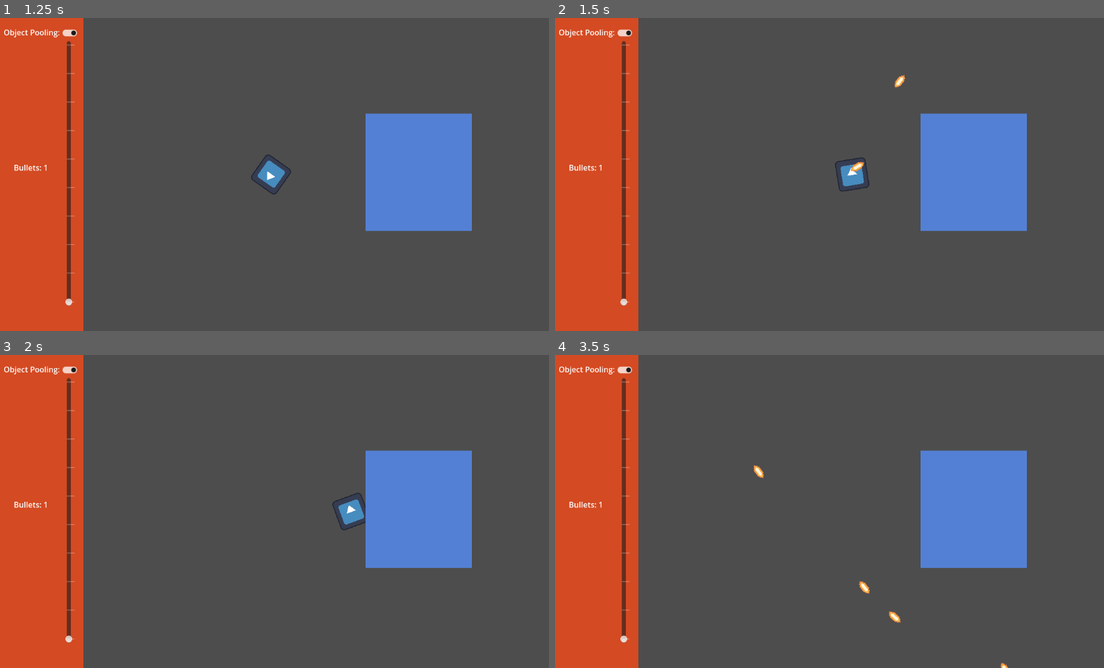
Above: before the commit, frames 1-4 (two rows, left to right).
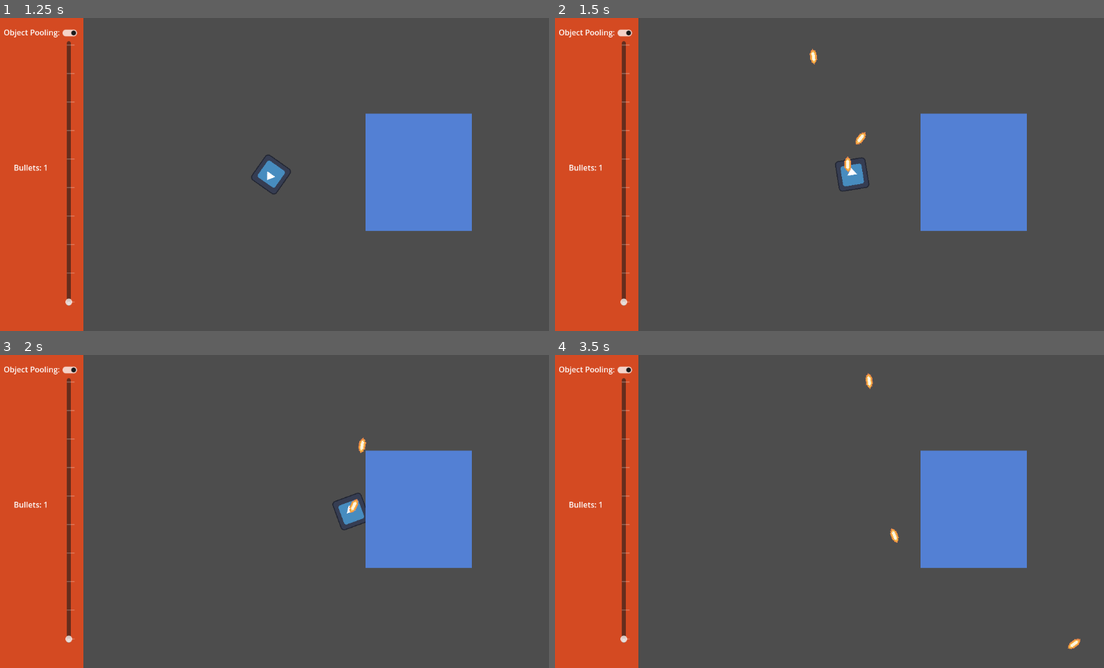
Above: after the commit, the same moments.

Repository: jrjresq/objectpooldemo
Game: Godot game, scene res://src/game.tscn
The game is run twice, just before and just after one commit, with the same random seed, the same clock (stepped at 60 frames per second) and the same inputs. The engine's default icon, where the game draws it, is replaced by a stand-in: a white triangle on a blue panel in a dark square.
Inputs (mouse positions are in pixels of both pictures, inside the frame that each line leads up to):
- Up to frame 1 (1.25 s): click (71, 33) at 0.5 s
- Up to frame 2 (1.5 s): tap Enter at 1.25 s; move the mouse to (950, 158) at 1.27 s; hold D (move_right) from 1.28 s (still down); hold Space (player_fire) from 1.28 s (still down)
- Up to frame 3 (2 s): keep holding D (move_right); keep holding Space (player_fire)
- Up to frame 4 (3.5 s): move the mouse to (714, 527) at 2.02 s; release D (move_right) at 2.03 s; release Space (player_fire) at 2.03 s; hold S (move_down) 2.03-2.78 s; tap Space (player_fire) at 2.1 s; move the mouse to (878, 442) at 2.77 s; hold D (move_right) from 2.78 s (still down); hold Space (player_fire) from 2.78 s (still down)

Frame 1 is identical in both runs. In frame 2, 0.2% of the frame differs, in the area x 46-64%, y 9-50%; in frame 3, 0.1%; in frame 4, 0.3%, in the area x 36-96%, y 5-100%.

Commit message:
Update player.gd

Diff:
--- a/src/player/player.gd
+++ b/src/player/player.gd
@@ -5,10 +5,10 @@
 const MAX_SPEED := 500.0
 const ACCELERATION := 2500.0
 const FRICTION := 2500.0
-const BPS := 8.0
+const BPS := 16.0
 
 @export var payload := preload("res://src/projectile/projectile.tscn")
-@export var spread := PI/4
+@export var spread := PI/2
 @export var speed_randomness := 0.5
 
 @onready var marker : Marker2D = $Marker2D
